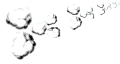
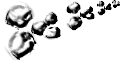
Revision of a layered 120×64 image; what changed, layer by layer:
removed layer "crushed-2-light" over (3, 0, 120, 61)
added layer "crushed-3 L" above "crushed-3" over (3, 0, 120, 61)
renamed "crushed-2" to "crushed-3", hid the group it (24 layers) over (3, 0, 120, 61)
